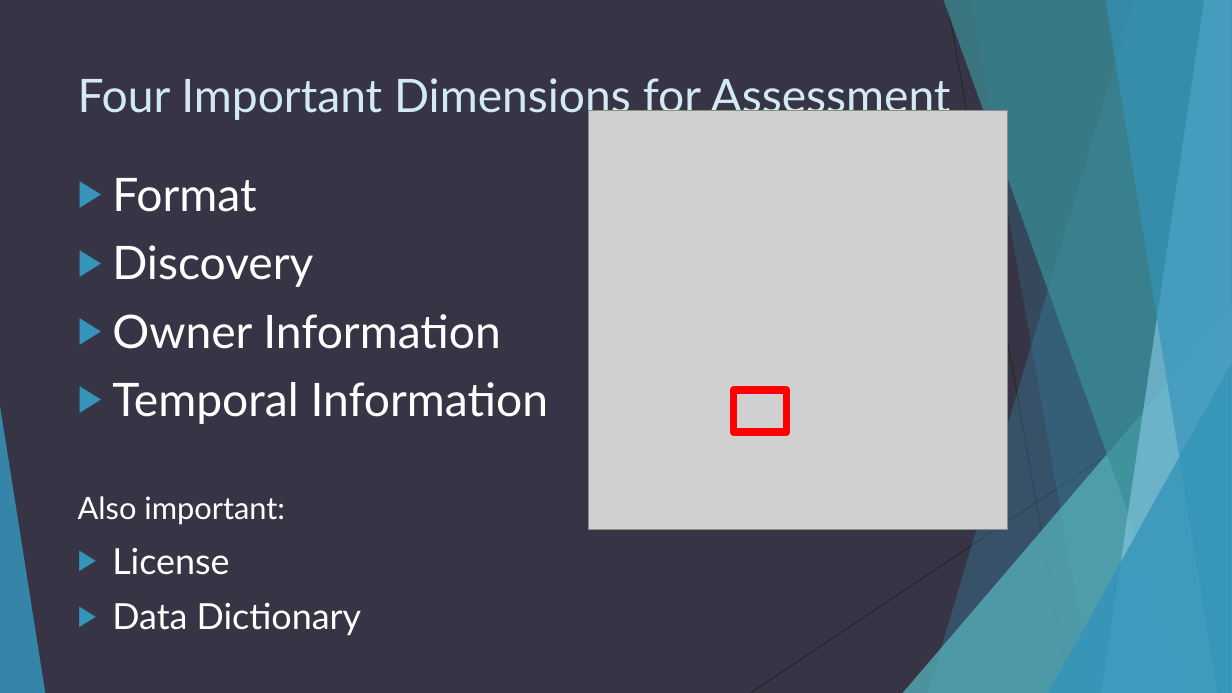
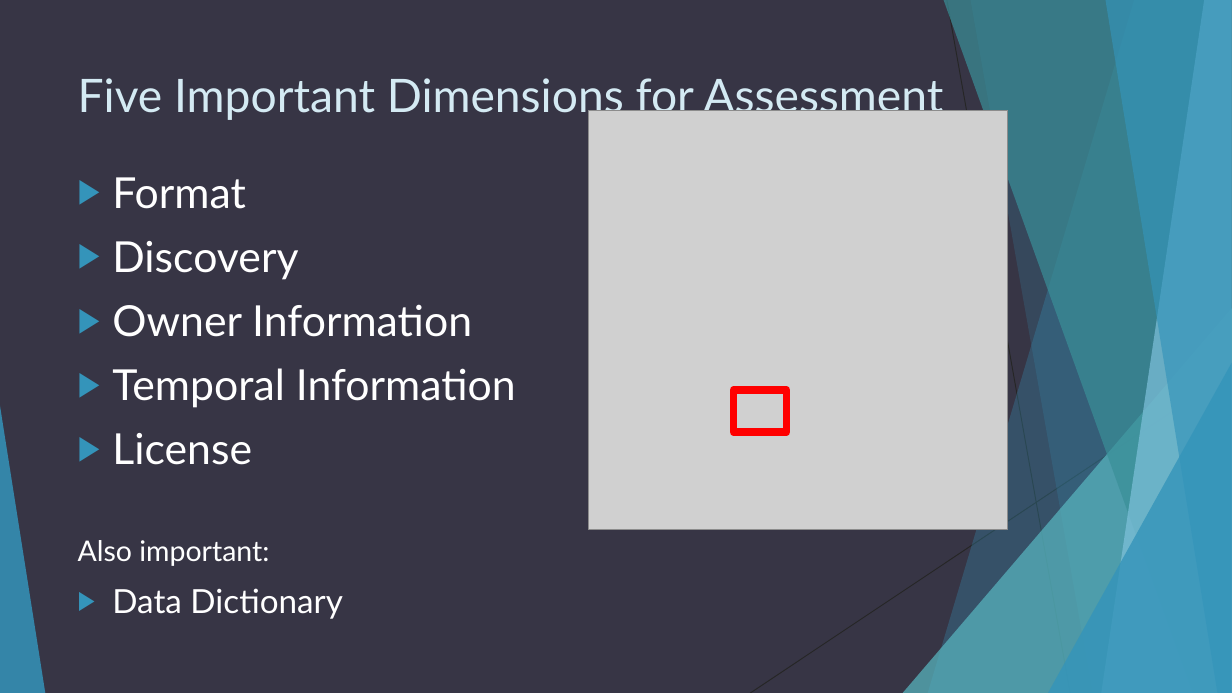
Before and after one commit to OpenDataLiteracy/WSL-AMF, a slide deck: slide 13 of presentations/Washington State Open Data Portal.pptx. Drawn at 1232x693 pixels with LibreOffice and Linux fonts; fonts in the diff are those of the drawing; grey boxes stand for pictures. Boxes give left, top, right and bottom in pixels: in the first picture for what was removed or moved away, otherwise in the second. Text is boxed around its words. In the diff, an @@ line names an element or a change of style, - is before the commit and + after.

```diff
--- a/presentations/Washington State Open Data Portal.pptx
+++ b/presentations/Washington State Open Data Portal.pptx
@@ title at (78, 78, 943, 121): text changed @@
-Four Important Dimensions for Assessment
+Five Important Dimensions for Assessment
@@ text at (78, 177, 516, 619): size 36 to 33.3 pt in "Format", "Discovery", "Owner Information", "Temporal Information"; size 24 to 22.2 pt in "Also important:"; size 28 to 25.9 pt in "Data Dictionary" @@
@@ text at (112, 433, 252, 465): paragraph added @@
+▶ License
@@ text at (112, 548, 229, 575): paragraph removed @@
-▶ License
```
Also in this commit, not shown: 7 other slides changed.
